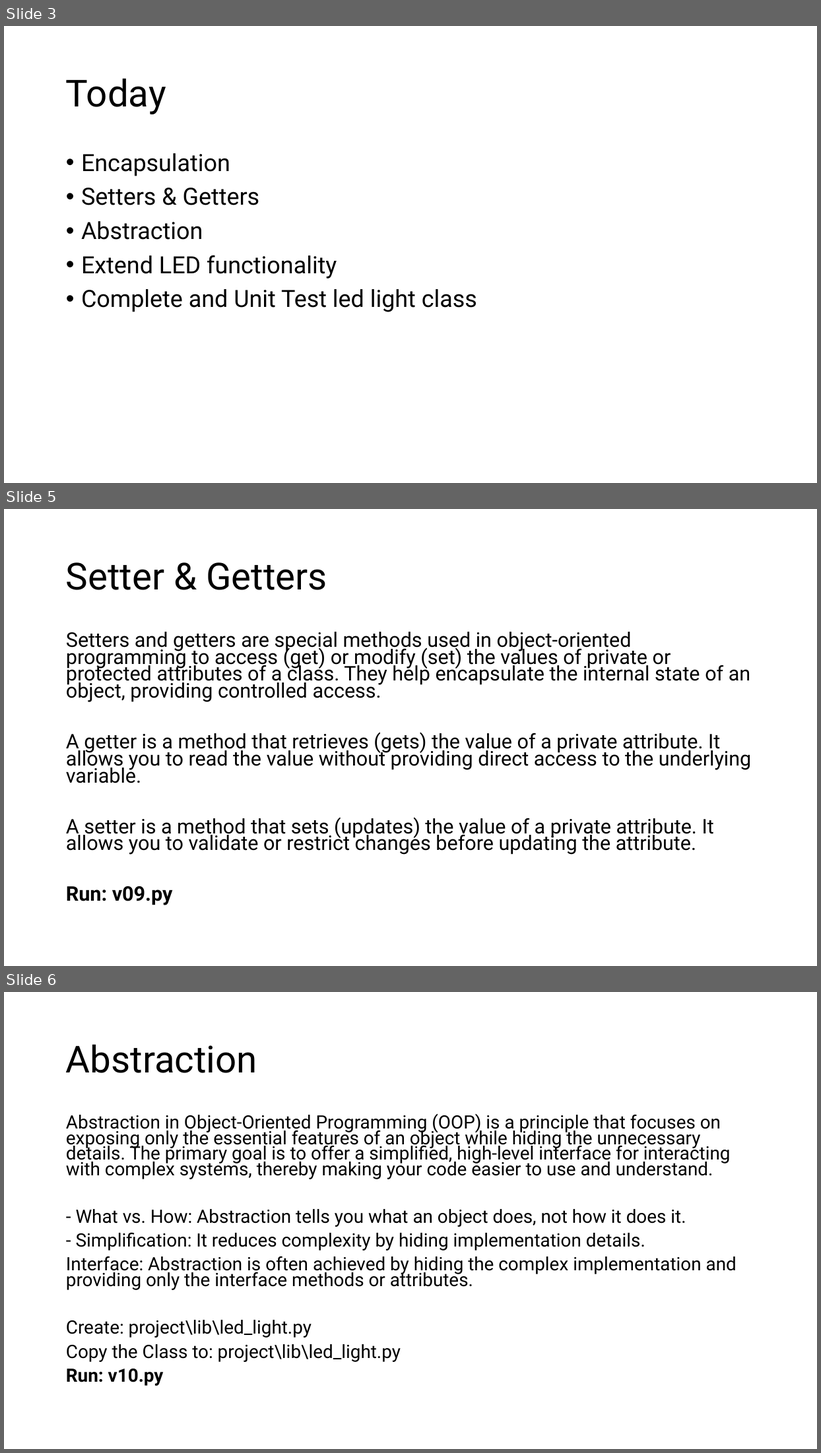
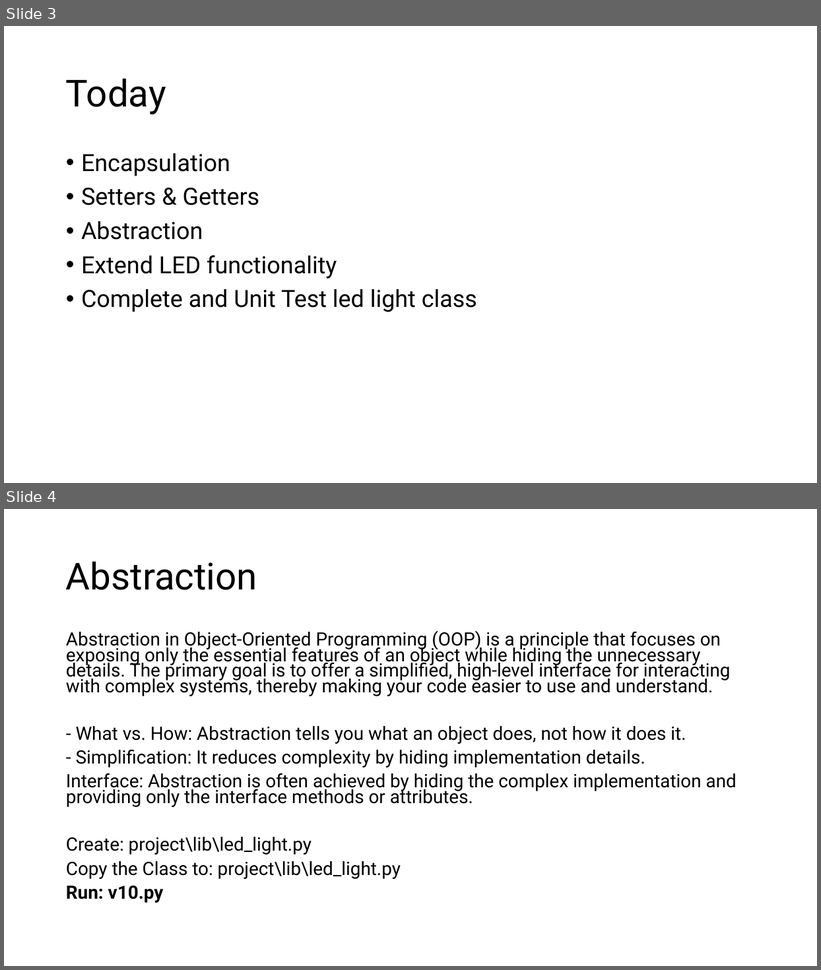
Before and after one commit to TempeHS/MicroPython_OOP_Pi_Pico_Mini_Project_Source, a slide deck: tutorials/presentations/Lecture3.pptx. Shown one above the other, each under a label of ours: slides 3, 5 and 6 before the commit, slides 3 and 4 after it; the slides between them are not shown. The pictures are 821x1453 and 821x970 pixels, drawn with LibreOffice and Linux fonts; fonts in the diff are those of the drawing. Boxes give left, top, right and bottom in pixels: in the first picture for what was removed or moved away, otherwise in the second. Text is boxed around its words. In the diff, an @@ line names an element or a change of style, - is before the commit and + after.

```diff
--- a/tutorials/presentations/Lecture3.pptx
+++ b/tutorials/presentations/Lecture3.pptx
@@ slide 5 removed at bbox=[4, 509, 817, 966], background #FFFFFF @@
@@ title removed at bbox=[66, 562, 327, 590] @@
-Setter & Getters
@@ text removed at bbox=[66, 632, 752, 906] @@
-Setters and getters are special methods used in object-oriented programming to access (get) or modify (set) the values of private or protected attributes of a class. They help encapsulate the internal state of an object, providing controlled access.
-A getter is a method that retrieves (gets) the value of a private attribute. It allows you to read the value without providing direct access to the underlying variable.
-A setter is a method that sets (updates) the value of a private attribute. It allows you to validate or restrict changes before updating the attribute.
-Run: v09.py
@@ what was slide 6 is now slide 4 @@
```
Also in this commit, not shown: 1 other slide removed, 29 other files.
